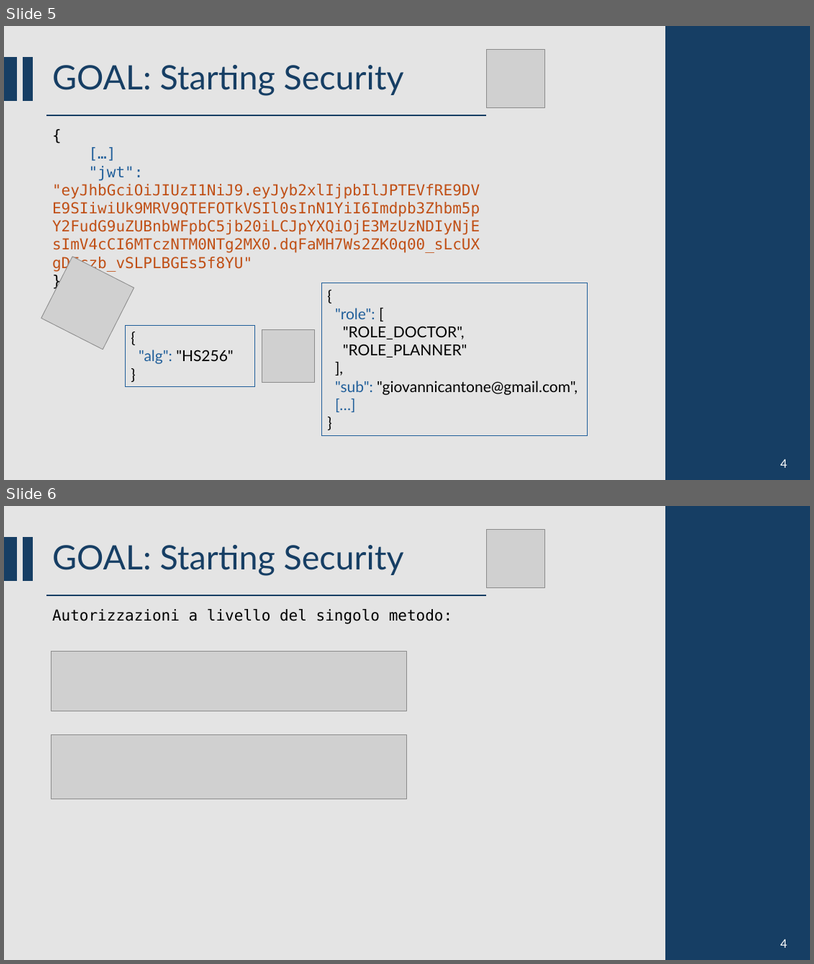
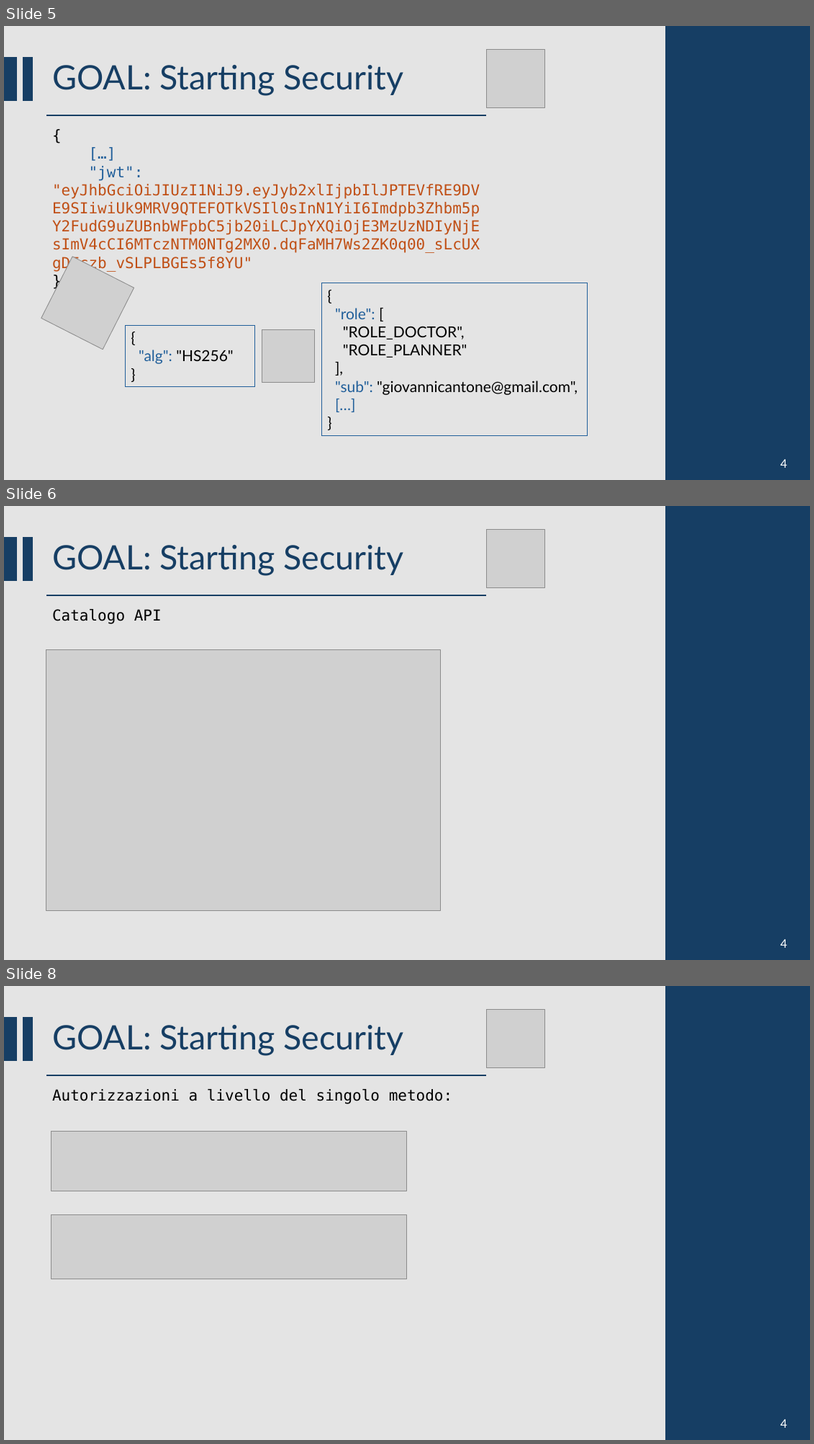
Before and after one commit to CSW-Teams/MS3-docs, a slide deck: ShiftsHappen/Sprint 1/CSW Sprint 1.pptm. Shown one above the other, each under a label of ours: slides 5 and 6 before the commit, slides 5, 6 and 8 after it; the slides between them are not shown. The pictures are 814x964 and 814x1444 pixels, drawn with LibreOffice and Linux fonts; fonts in the diff are those of the drawing; grey boxes stand for pictures. Boxes give left, top, right and bottom in pixels: in the first picture for what was removed or moved away, otherwise in the second. Text is boxed around its words. In the diff, an @@ line names an element or a change of style, - is before the commit and + after.

```diff
--- a/ShiftsHappen/Sprint 1/CSW Sprint 1.pptm
+++ b/ShiftsHappen/Sprint 1/CSW Sprint 1.pptm
@@ slide 6 added at bbox=[4, 506, 810, 960], background #D9D9D9 at 70% opacity @@
@@ rectangle added at bbox=[666, 506, 810, 960], fill #163E64, outline #163E64 1.5 pt @@
@@ rectangle added at bbox=[4, 538, 17, 580], fill #163E64, outline #163E64 1.5 pt @@
@@ rectangle added at bbox=[23, 538, 32, 580], fill #163E64, outline #163E64 1.5 pt @@
@@ title added at bbox=[52, 545, 404, 576], 40 pt, text #163E64 @@
+GOAL: Starting Security
@@ picture added at bbox=[486, 530, 545, 588] @@
@@ line added from (46, 595) to (486, 595), #163E64 1.5 pt @@
@@ text added at bbox=[52, 609, 162, 624], 18 pt, text #000000 @@
+Catalogo API
@@ picture added at bbox=[46, 650, 441, 911] @@
@@ text added at bbox=[781, 939, 787, 947], 14 pt, text #FFFFFF @@
+4
@@ what was slide 6 is now slide 8 @@
```
Also in this commit, not shown: 3 slides changed, 1 other slide added.
